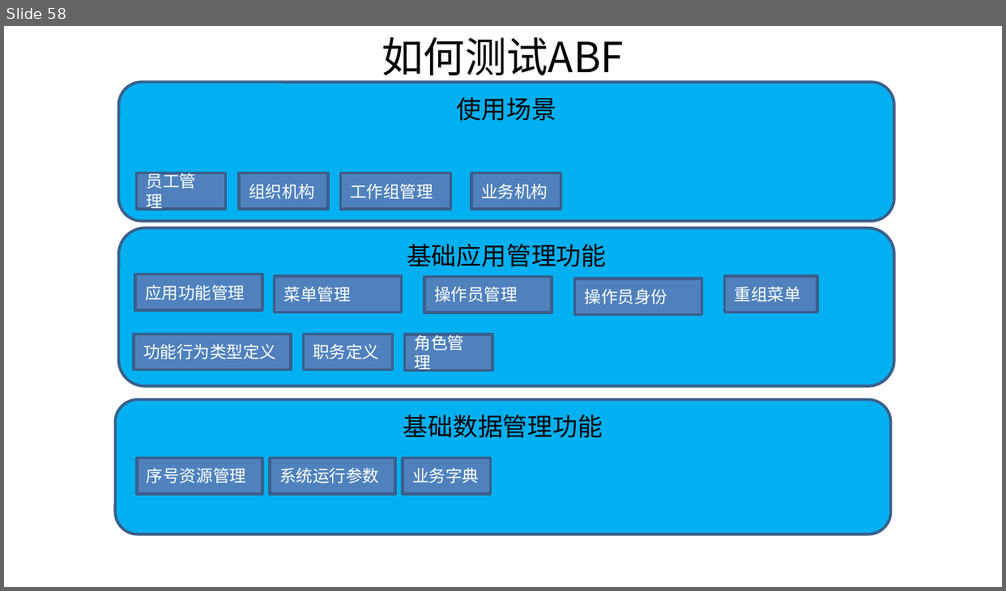
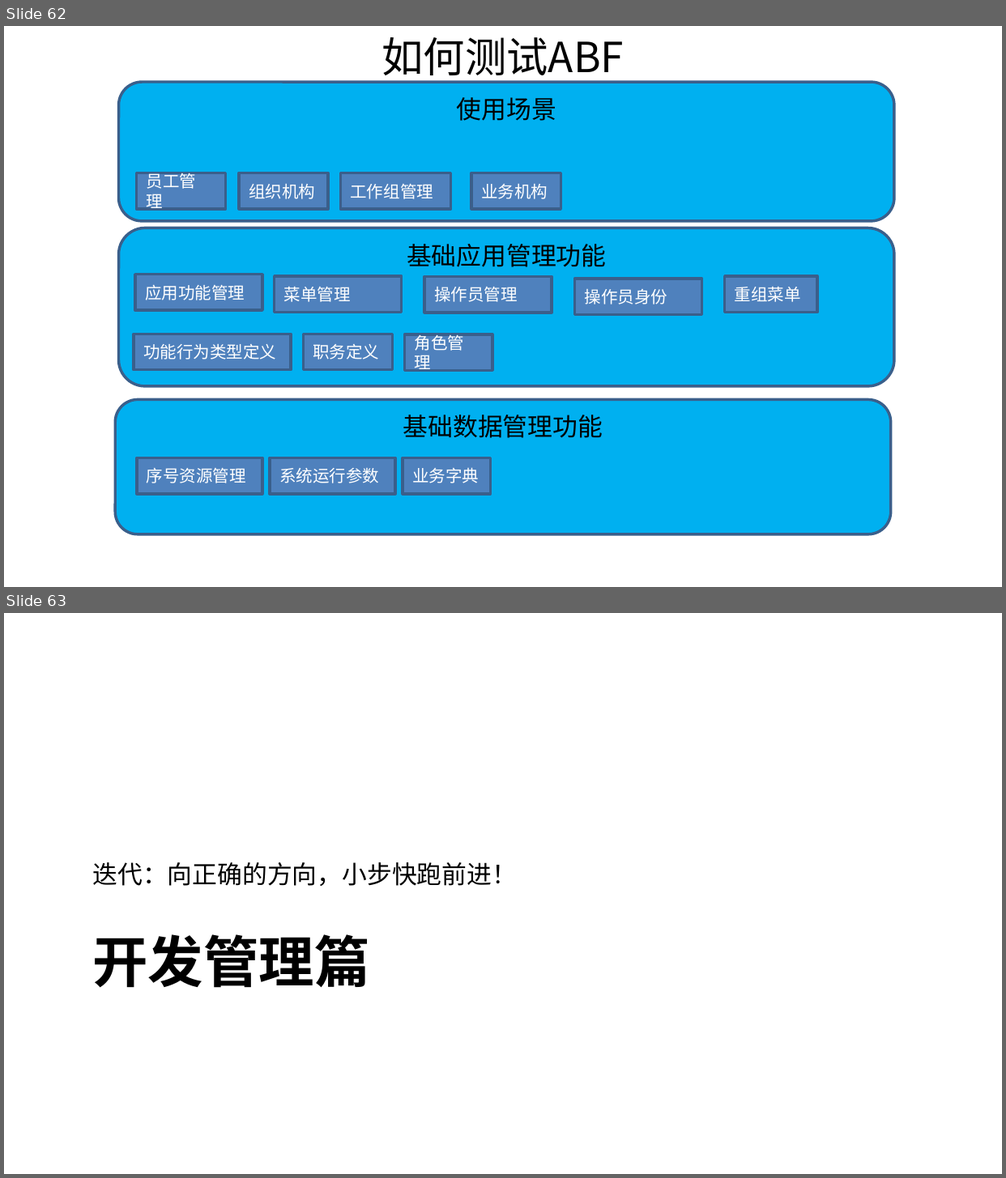
Before and after one commit to shiyunlai/tistools, a slide deck: readme/TIStools.pptx. Shown one above the other, each under a label of ours: slide 58 before the commit, slides 62 and 63 after it. The pictures are 1006x591 and 1006x1178 pixels, drawn with LibreOffice and Linux fonts; fonts in the diff are those of the drawing. Boxes give left, top, right and bottom in pixels: in the first picture for what was removed or moved away, otherwise in the second. Text is boxed around its words. In the diff, an @@ line names an element or a change of style, - is before the commit and + after.

```diff
--- a/readme/TIStools.pptx
+++ b/readme/TIStools.pptx
@@ slide 63 added at [4,613,1002,1174], background #FFFFFF @@
@@ text added at [92,862,517,886], 18 pt, text #000000 @@
+迭代：向正确的方向，小步快跑前进！
@@ title added at [93,935,370,988], 40 pt, text #000000, bold @@
+开发管理篇
@@ what was slide 58 is now slide 62 @@
```
Also in this commit, not shown: 3 slides changed, 6 other slides added, 1 other file.
